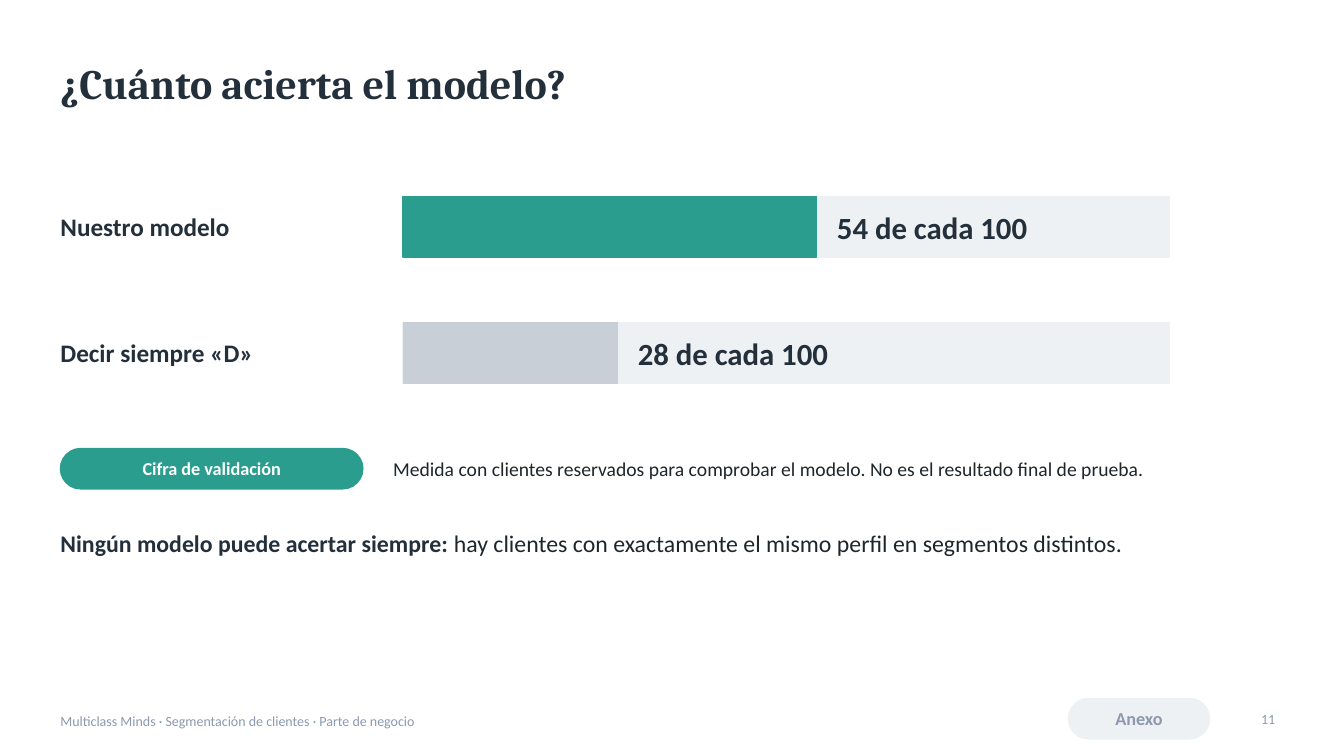
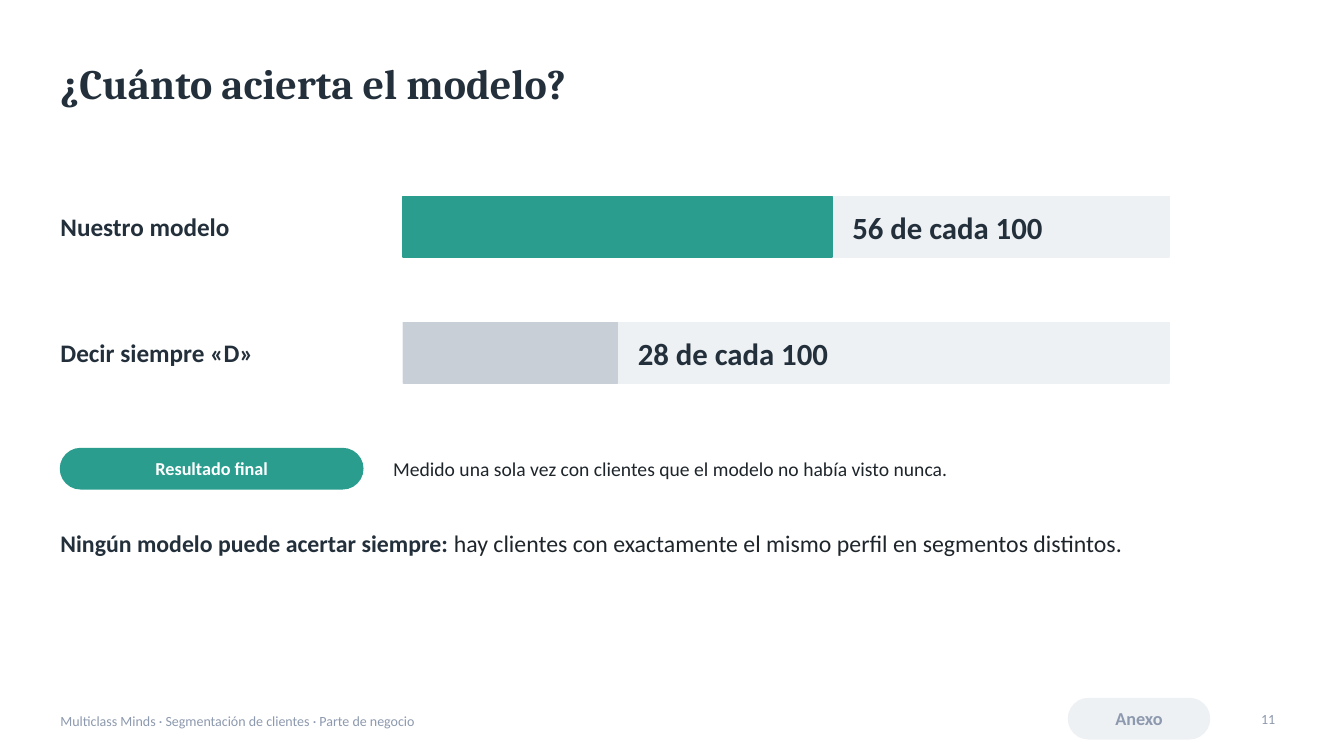
Before and after one commit to IA-P1-BCN/customer-segmentation-multiclass, a slide deck: slide 11 of presentation/business_presentation.pptx. Drawn at 1344x756 pixels with LibreOffice and Linux fonts; fonts in the diff are those of the drawing. Boxes give left, top, right and bottom in pixels: in the first picture for what was removed or moved away, otherwise in the second. Text is boxed around its words. In the diff, an @@ line names an element or a change of style, - is before the commit and + after.

```diff
--- a/presentation/business_presentation.pptx
+++ b/presentation/business_presentation.pptx
@@ rectangle: place and size @@
-rectangle at <box>403,197,817,257</box>
+rectangle at <box>403,197,833,257</box>
@@ text at <box>852,217,1043,240</box>: text changed @@
-54 de cada 100
+56 de cada 100
@@ text at <box>155,462,268,475</box>: text changed @@
-Cifra de validación
+Resultado final
@@ text at <box>393,462,947,479</box>: text changed @@
-Medida con clientes reservados para comprobar el modelo. No es el resultado final de prueba.
+Medido una sola vez con clientes que el modelo no había visto nunca.
```
Also in this commit, not shown: 1 other slide changed, 2 other files.
